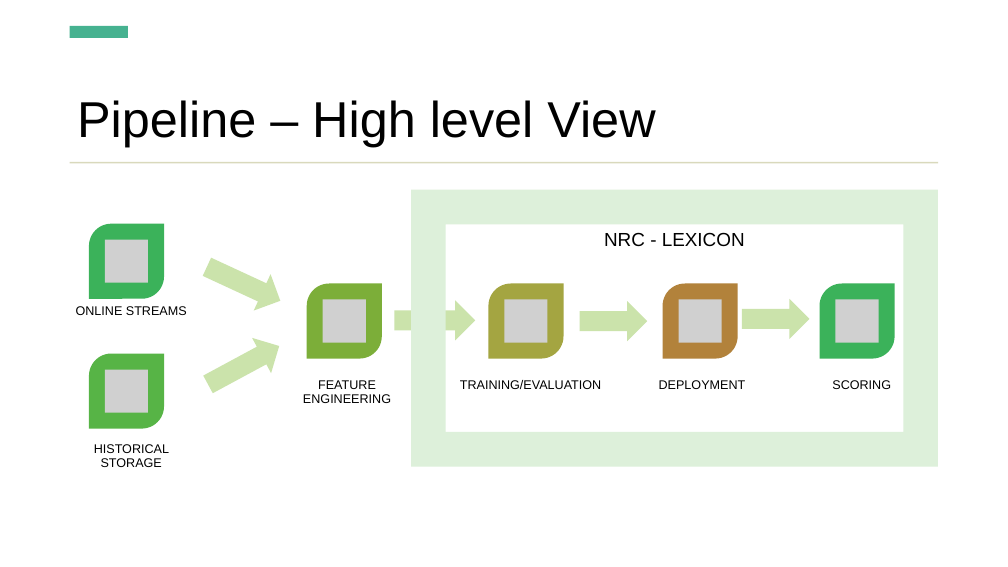
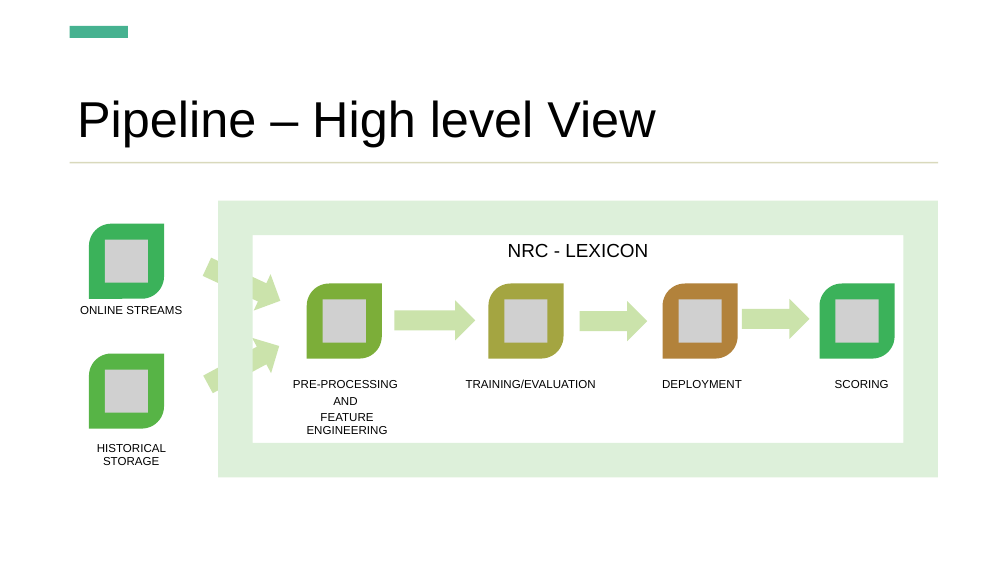
Before and after one commit to vineethsuhas/Twitter-ML-Pipeline, a slide deck: slide 4 of EmotionClassification.pptx. Drawn at 1008x567 pixels with LibreOffice and Linux fonts; fonts in the diff are those of the drawing; grey boxes stand for pictures. Boxes give left, top, right and bottom in pixels: in the first picture for what was removed or moved away, otherwise in the second. Text is boxed around its words. In the diff, an @@ line names an element or a change of style, - is before the commit and + after.

```diff
--- a/EmotionClassification.pptx
+++ b/EmotionClassification.pptx
@@ frame "NRC - LEXICON" resized from (x1=411, y1=190, x2=938, y2=467) to (x1=219, y1=200, x2=938, y2=477) @@
@@ text at (x1=293, y1=380, x2=398, y2=405): paragraphs added @@
+PRE-PROCESSING
+AND
@@ size 12 to 11 pt in 5 elements at (x1=80, y1=306, x2=182, y2=314), (x1=97, y1=444, x2=166, y2=465), (x1=466, y1=380, x2=596, y2=388), (x1=662, y1=380, x2=742, y2=388), (x1=835, y1=380, x2=889, y2=388) @@
@@ text at (x1=307, y1=413, x2=388, y2=434): size 12 to 11 pt in "FEATURE ENGINEERING" @@
```
Also in this commit, not shown: 1 slide added, 4 other files.
